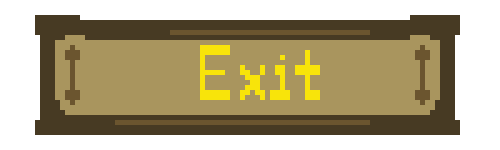
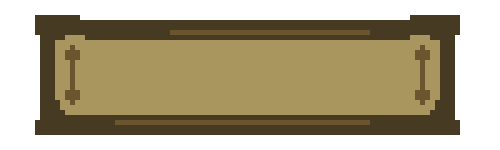
Revision of a layered 500px x 150px image; what changed, layer by layer:
removed layer "Exit" over [left=200, top=45, right=320, bottom=100]
